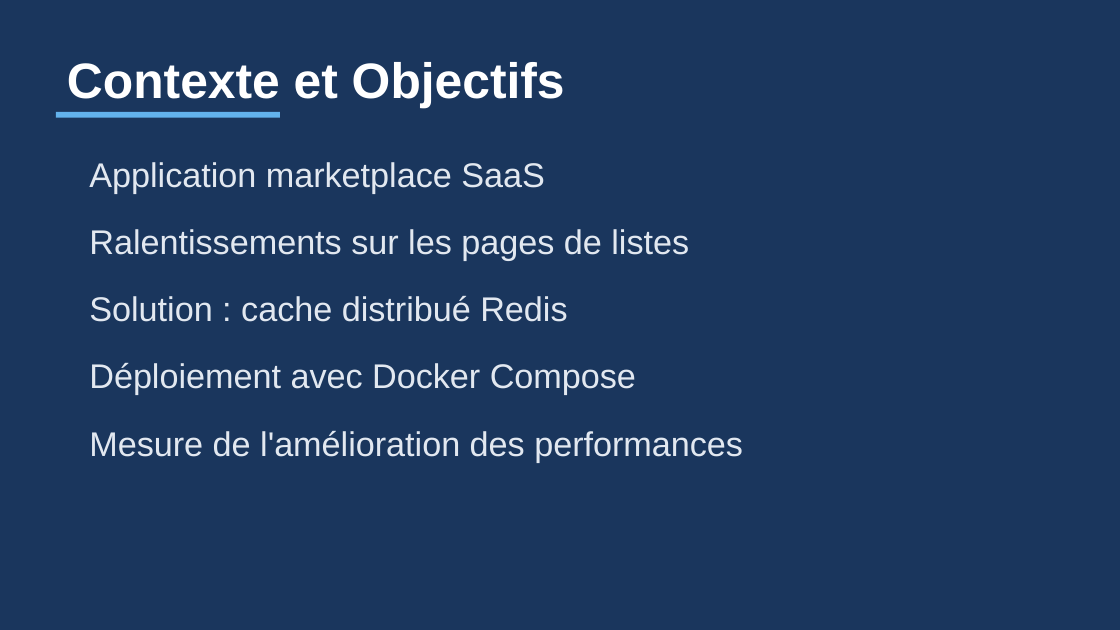
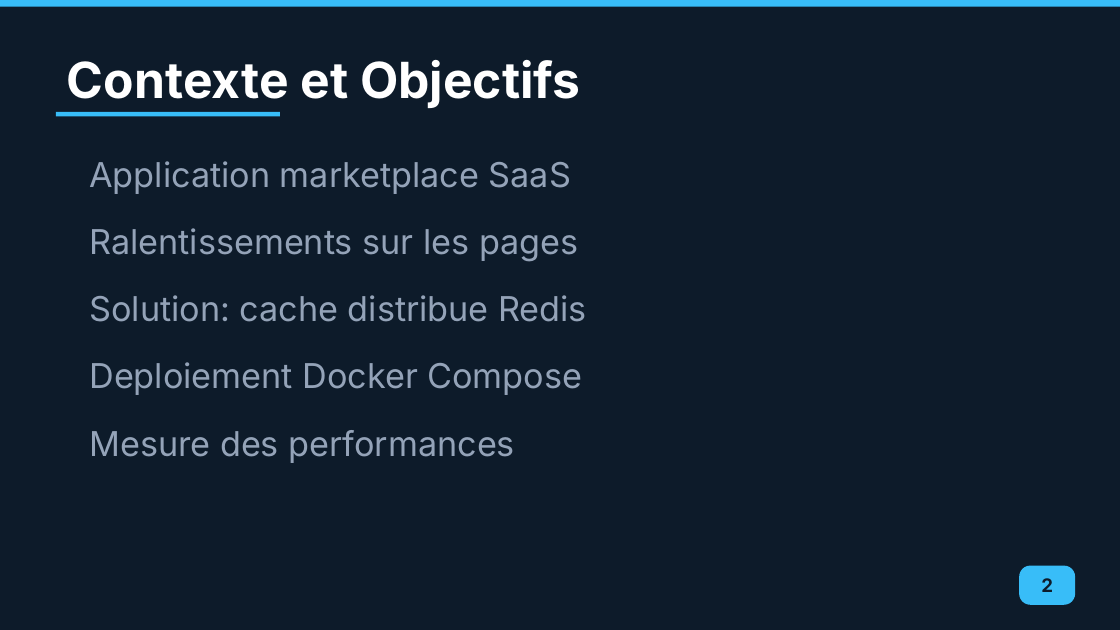
Before and after one commit to Zeinot/marketplace-saas, a slide deck: slide 2 of output/Presentation_Cache_Redis.pptx. Drawn at 1120x630 pixels with LibreOffice and Linux fonts; fonts in the diff are those of the drawing. Boxes give left, top, right and bottom in pixels: in the first picture for what was removed or moved away, otherwise in the second. Text is boxed around its words. In the diff, an @@ line names an element or a change of style, - is before the commit and + after.

```diff
--- a/output/Presentation_Cache_Redis.pptx
+++ b/output/Presentation_Cache_Redis.pptx
@@ background #1A365D to #0D1B2A @@
@@ rectangle added at [0,0,1120,7], fill #38BDF8 @@
@@ text "Contexte et Objectifs" at [67,60,581,108]: font Arial to Inter @@
@@ rectangle at [56,112,280,116]: fill #63B3ED to #38BDF8 @@
@@ text "Application marketplace SaaS" at [89,161,571,194]: font Arial to Inter, text colour #E2E8F0 to #94A3B8 @@
@@ text at [89,228,578,261]: text changed; font Arial to Inter; text colour #E2E8F0 to #94A3B8 @@
-Ralentissements sur les pages de listes
+Ralentissements sur les pages
@@ text at [89,295,587,322]: text changed; font Arial to Inter; text colour #E2E8F0 to #94A3B8 @@
-Solution : cache distribué Redis
+Solution: cache distribue Redis
@@ text at [89,362,582,395]: text changed; font Arial to Inter; text colour #E2E8F0 to #94A3B8 @@
-Déploiement avec Docker Compose
+Deploiement Docker Compose
@@ text at [89,430,515,463]: text changed; font Arial to Inter; text colour #E2E8F0 to #94A3B8 @@
-Mesure de l'amélioration des performances
+Mesure des performances
@@ rounded rectangle added at [1019,566,1075,605], fill #38BDF8 @@
@@ text added at [1041,578,1053,592], 12 pt, text #0D1B2A, bold @@
+2
```
Also in this commit, not shown: 9 other slides changed, 13 other files.
